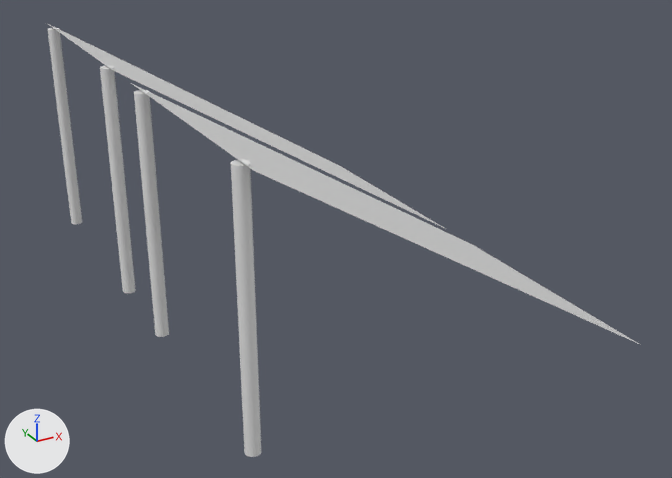
One commit to the Blender file Final_Project/Tent.blend: the scene before it, then after it.
Camera for both pictures: a 50 mm camera at (-2.68, -10.09, 5.13) aimed at (2.24, -1.14, 0.65). The axes (+X, +Y, +Z) are drawn at lower left. The lights are the same throughout. Materials are left out; every surface is plain grey.

Names of what the first picture shows: 'cloth.001', 'cloth.002', 'post.001', 'post.002', 'post.003', 'post.004'.
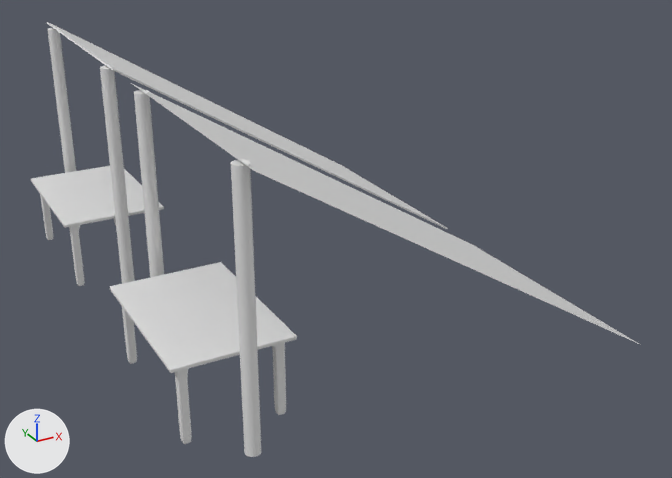
Location of each change, [x1, y1, x2, y2] in pixels of the pictures (672 x 478 px):
'table2.001', added
    after: [110, 262, 297, 444]
'table1.001', added
    after: [31, 166, 164, 286]
'cloth.001', modifiers changed
    before: [48, 24, 444, 228]
    after: [47, 22, 448, 229]

Edits to the bpy script that builds the scene:
```text
Add me_plane_003:
    me_plane_003.from_pydata(...)  # 88 vertices, 86 faces; spans x -0.305..0.305, y -0.305..0.305, z -0.828..0.039
Add me_plane_002:
    me_plane_002.from_pydata(...)  # 88 vertices, 86 faces; spans x -0.305..0.305, y -0.305..0.305, z -0.828..0.039
Change ob_cloth_001:
    add _m = ob_cloth_001.modifiers.new('Solidify', 'SOLIDIFY')
    add _m.thickness = -0.00214
Add ob_table2_001:
    ob_table2_001 = bpy.data.objects.new('table2.001', me_plane_003)
    ob_table2_001.location = (0.0, -2.46, 0.85)
    ob_table2_001.rotation_euler = (0.0, 0.0, 1.571)  # degrees (0, 0, 90)
    ob_table2_001.scale = (3.0, 2.0, 1.0)
    _m = ob_table2_001.modifiers.new('Subdivision', 'SUBSURF')
    _m.subdivision_type = 'SIMPLE'
    _m.levels = 2
    _m = ob_table2_001.modifiers.new('Subdivision.001', 'SUBSURF')
    _m.levels = 2
Add ob_table1_001:
    ob_table1_001 = bpy.data.objects.new('table1.001', me_plane_002)
    ob_table1_001.location = (0.0, 1.2, 0.85)
    ob_table1_001.rotation_euler = (0.0, 0.0, 1.571)  # degrees (0, 0, 90)
    ob_table1_001.scale = (3.0, 2.0, 1.0)
    _m = ob_table1_001.modifiers.new('Subdivision', 'SUBSURF')
    _m.subdivision_type = 'SIMPLE'
    _m.levels = 2
    _m = ob_table1_001.modifiers.new('Subdivision.001', 'SUBSURF')
    _m.levels = 2
```
